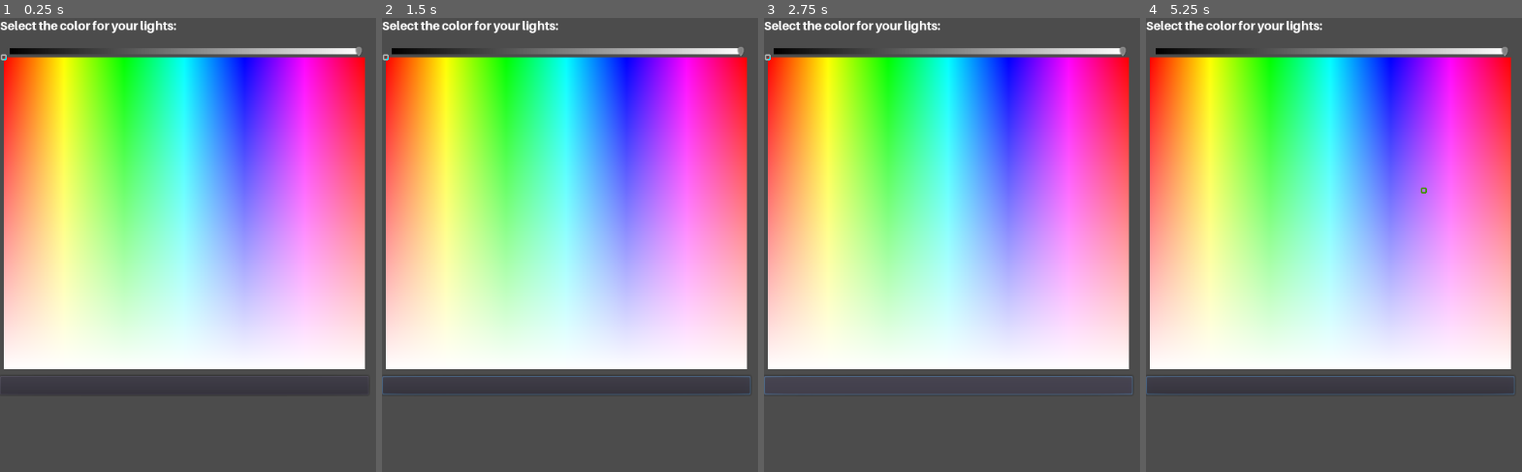
Above: before the commit, frames 1-4 (left to right).
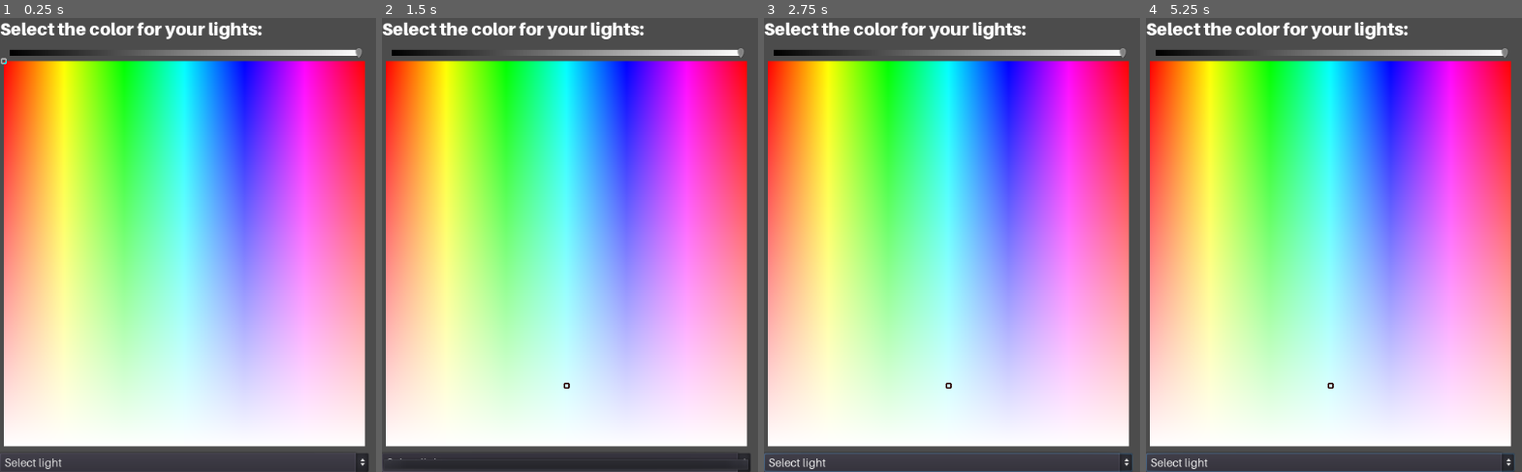
Above: after the commit, the same moments.

Repository: swip3798/BeatNeon
Game: Godot game, scene res://windows/DashboardWindow.tscn
The game is run twice, just before and just after one commit, with the same random seed, the same clock (stepped at 60 frames per second) and the same inputs. This scene is started directly instead of the project's main scene.
Inputs (mouse positions are in pixels of both pictures, inside the frame that each line leads up to):
- Up to frame 1 (0.25 s): no input
- Up to frame 2 (1.5 s): click (566, 385) at 0.52 s; click (566, 462) at 1.25 s, where only the run after the commit has a clickable "Select light"
- Up to frame 3 (2.75 s): click (948, 385) at 2.02 s
- Up to frame 4 (5.25 s): click (1330, 462) at 2.75 s, where only the run after the commit has a clickable "Select light"; click (1330, 385) at 3.52 s; click (1330, 462) at 4.25 s, where only the run after the commit has a clickable "Select light"; tap Enter at 5 s; drag from (1330, 213) to (outside the picture) at 5.02 s

The runs differ from the first frame. In frame 1, 56% of the frame differs, in the area x 0-98%, y 0-100%; in frame 2, 59%; in frame 3, 56%; in frame 4, 56%.
Error in both runs: Trying to assign value of type 'Control' to a variable of type 'Slider'. (res://widgets/ColorPicker.gd:11)

Commit message:
Made ColorPicker variable size

Diff:
--- a/widgets/ColorPicker.tscn
+++ b/widgets/ColorPicker.tscn
@@ -7,7 +7,6 @@
 [node name="ColorPicker" type="Control"]
 anchor_right = 1.0
 anchor_bottom = 1.0
-rect_min_size = Vector2( 290, 438 )
 script = ExtResource( 1 )
 
 [node name="VBoxContainer" type="VBoxContainer" parent="."]
--- a/windows/DashboardWindow.tscn
+++ b/windows/DashboardWindow.tscn
@@ -1,9 +1,10 @@
-[gd_scene load_steps=5 format=2]
+[gd_scene load_steps=6 format=2]
 
 [ext_resource path="res://windows/DashboardWindow.gd" type="Script" id=1]
 [ext_resource path="res://res/standardtheme.tres" type="Theme" id=2]
-[ext_resource path="res://res/font_heavy.tres" type="DynamicFont" id=3]
+[ext_resource path="res://res/font_black.tres" type="DynamicFont" id=3]
 [ext_resource path="res://widgets/ColorPicker.tscn" type="PackedScene" id=4]
+[ext_resource path="res://res/font_regular.tres" type="DynamicFont" id=5]
 
 [node name="DashboardWindow" type="Control"]
 anchor_right = 1.0
@@ -16,41 +17,37 @@
 theme = ExtResource( 2 )
 custom_constants/separation = 50
 
-[node name="GridContainer" type="GridContainer" parent="HSplitContainer"]
+[node name="VBoxContainer" type="VBoxContainer" parent="HSplitContainer"]
 margin_right = 487.0
 margin_bottom = 600.0
 size_flags_horizontal = 3
-custom_constants/vseparation = 11
-custom_constants/hseparation = 11
 
-[node name="Label" type="Label" parent="HSplitContainer/GridContainer"]
+[node name="Label" type="Label" parent="HSplitContainer/VBoxContainer"]
 margin_right = 487.0
-margin_bottom = 20.0
+margin_bottom = 29.0
 custom_fonts/font = ExtResource( 3 )
 text = "Select the color for your lights:"
 
-[node name="VBoxContainer" type="VBoxContainer" parent="HSplitContainer/GridContainer"]
-margin_top = 31.0
+[node name="ColorPicker" parent="HSplitContainer/VBoxContainer" instance=ExtResource( 4 )]
+anchor_right = 0.0
+anchor_bottom = 0.0
+margin_top = 33.0
+margin_right = 487.0
+margin_bottom = 571.0
+size_flags_horizontal = 3
+size_flags_vertical = 3
+size_flags_stretch_ratio = 0.5
+
+[node name="LightSelector" type="OptionButton" parent="HSplitContainer/VBoxContainer"]
+margin_top = 575.0
 margin_right = 487.0
 margin_bottom = 600.0
-size_flags_horizontal = 3
-size_flags_vertical = 3
-
-[node name="ColorPicker" parent="HSplitContainer/GridContainer/VBoxContainer" instance=ExtResource( 4 )]
-anchor_right = 0.0
-anchor_bottom = 0.0
-margin_right = 487.0
-margin_bottom = 438.0
-size_flags_horizontal = 3
-
-[node name="Button" type="Button" parent="HSplitContainer/GridContainer/VBoxContainer"]
-margin_top = 442.0
-margin_right = 487.0
-margin_bottom = 467.0
+custom_fonts/font = ExtResource( 5 )
+text = "Select light"
 
 [node name="GridContainer2" type="GridContainer" parent="HSplitContainer"]
 margin_left = 537.0
 margin_right = 1024.0
 margin_bottom = 600.0
 size_flags_horizontal = 3
-[connection signal="color_changed" from="HSplitContainer/GridContainer/VBoxContainer/ColorPicker" to="." method="_on_ColorPicker_color_changed"]
+[connection signal="color_changed" from="HSplitContainer/VBoxContainer/ColorPicker" to="." method="_on_ColorPicker_color_changed"]
